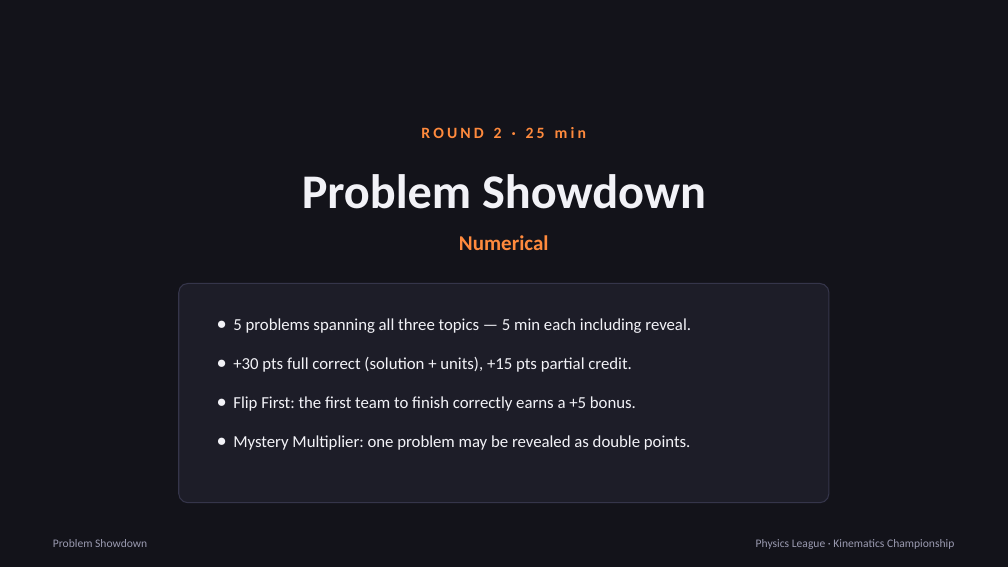
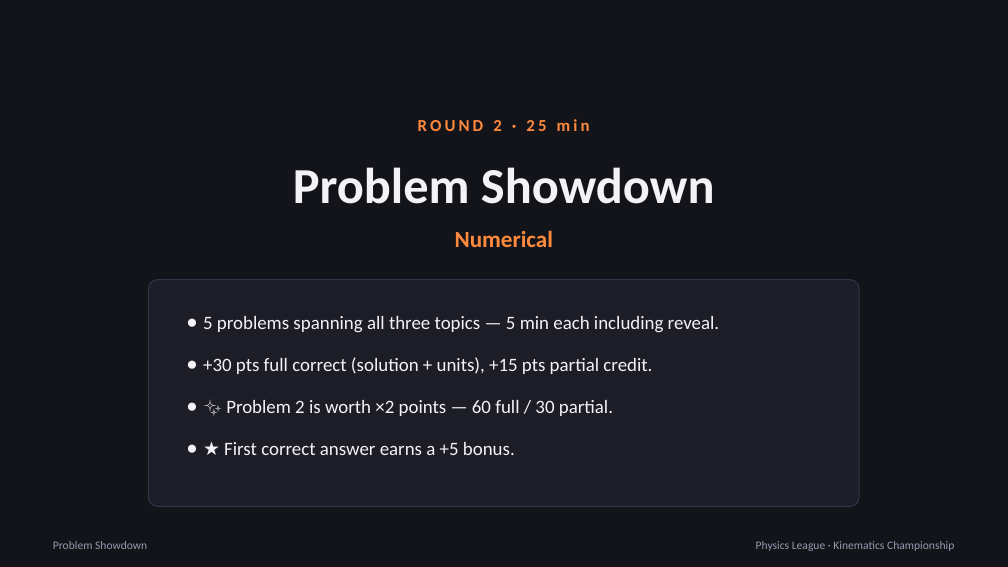
Before and after one commit to lestojas/physics, a slide deck: slide 26 of Physics-League-Kinematics-Championship.pptx (slide 25 before the commit). Drawn at 1008x567 pixels with LibreOffice and Linux fonts; fonts in the diff are those of the drawing. Boxes give left, top, right and bottom in pixels: in the first picture for what was removed or moved away, otherwise in the second. Text is boxed around its words. In the diff, an @@ line names an element or a change of style, - is before the commit and + after.

```diff
--- a/Physics-League-Kinematics-Championship.pptx
+++ b/Physics-League-Kinematics-Championship.pptx
@@ text "ROUND 2 · 25 min": place and size @@
-text "ROUND 2 · 25 min" at [421, 127, 586, 138]
+text "ROUND 2 · 25 min" at [418, 119, 590, 131]
@@ text "ROUND 2 · 25 min" at [418, 119, 590, 131]: size 15 to 16 pt @@
@@ text "Problem Showdown": place and size @@
-text "Problem Showdown" at [302, 174, 706, 209]
+text "Problem Showdown" at [293, 167, 715, 204]
@@ text "Problem Showdown" at [293, 167, 715, 204]: size 46 to 48 pt @@
@@ text "Numerical" at [455, 230, 553, 247]: size 20 to 22 pt @@
@@ rounded rectangle: place and size @@
-rounded rectangle at [179, 284, 830, 503]
+rounded rectangle at [149, 280, 860, 507]
@@ rounded rectangle at [149, 280, 860, 507]: proportions changed @@
@@ text "5 problems spanning all three ...": place and size @@
-text "5 problems spanning all three ..." at [233, 318, 691, 450]
+text "5 problems spanning all three ..." at [203, 316, 720, 455]
@@ text at [203, 316, 720, 374]: size 16 to 18 pt in "5 problems spanning all three topics — ...", "+30 pts full correct (solution + units), ..." @@
@@ text at [224, 400, 613, 455]: text changed; size 16 to 18 pt @@
-● Flip First: the first team to finish correctly earns a +5 bonus.
-● Mystery Multiplier: one problem may be revealed as double points.
+● ✨ Problem 2 is worth ×2 points — 60 full / 30 partial.
+● ★ First correct answer earns a +5 bonus.
```
Also in this commit, not shown: 44 other slides changed, 5 slides added, 3 slides removed.
